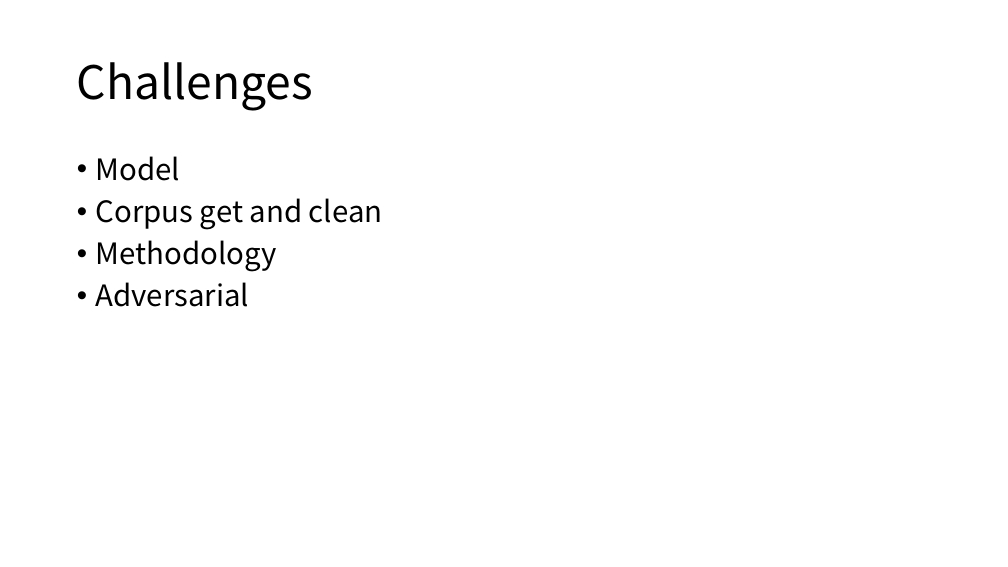
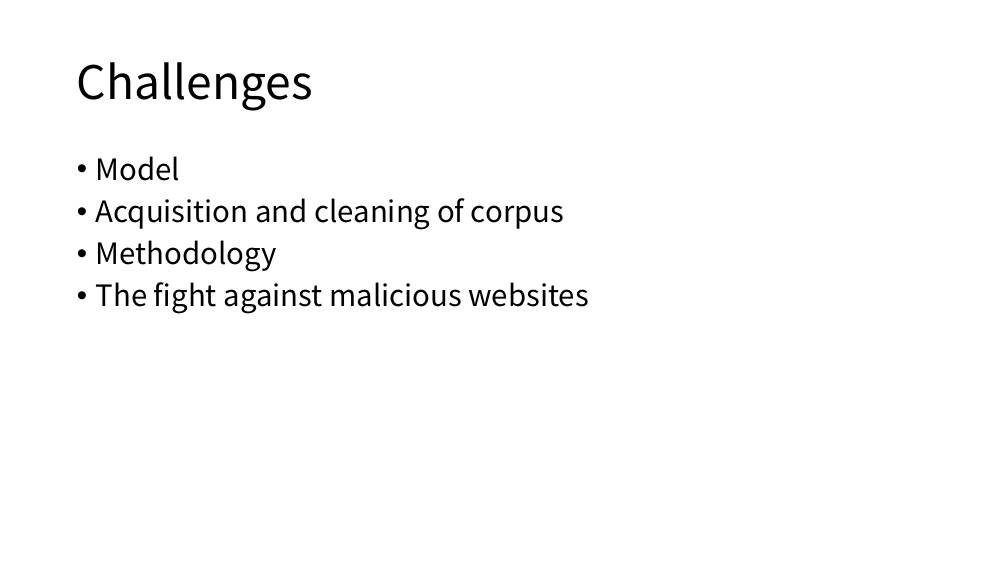
Before and after one commit to wang-zifu/anti-phishing, a slide deck: slide 13 of doc/AI Anti-phishing.pptx. Drawn at 1008x567 pixels with LibreOffice and Linux fonts; fonts in the diff are those of the drawing. Boxes give left, top, right and bottom in pixels: in the first picture for what was removed or moved away, otherwise in the second. Text is boxed around its words. In the diff, an @@ line names an element or a change of style, - is before the commit and + after.

Commit message:
ppt

```diff
--- a/doc/AI Anti-phishing.pptx
+++ b/doc/AI Anti-phishing.pptx
@@ text at (96,198,564,230): text changed @@
-• Corpus get and clean
+• Acquisition and cleaning of corpus
@@ text at (96,282,589,314): text changed @@
-• Adversarial
+• The fight against malicious websites
```
Also in this commit, not shown: 2 other slides changed, 1 other file.
